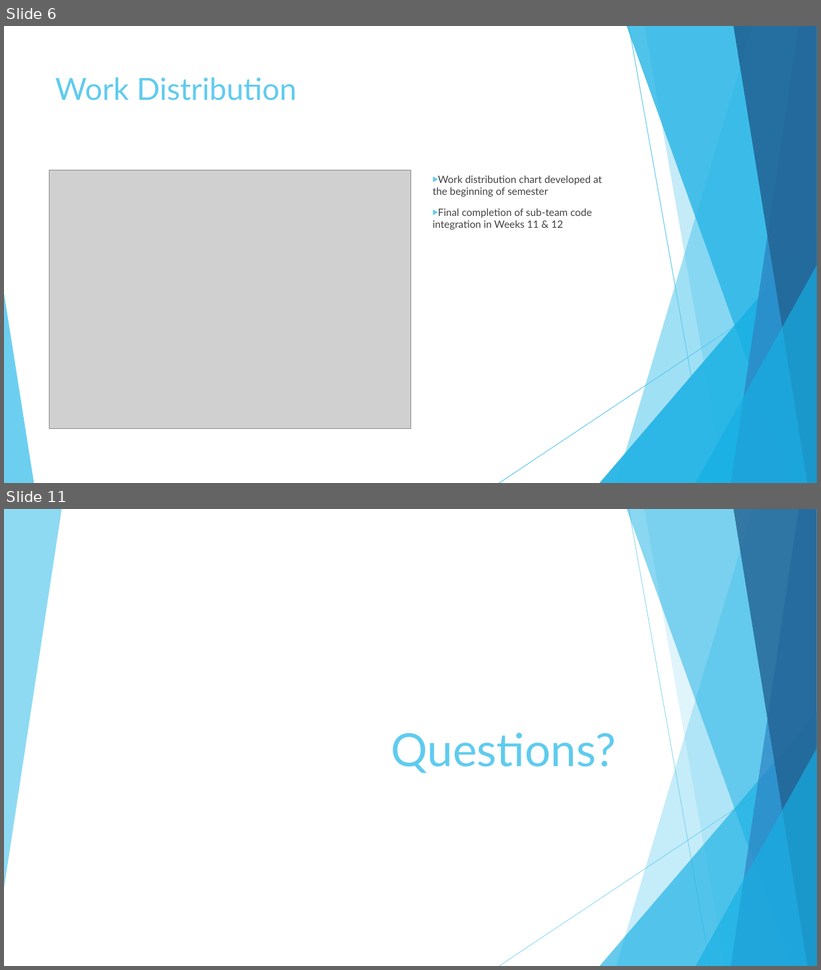
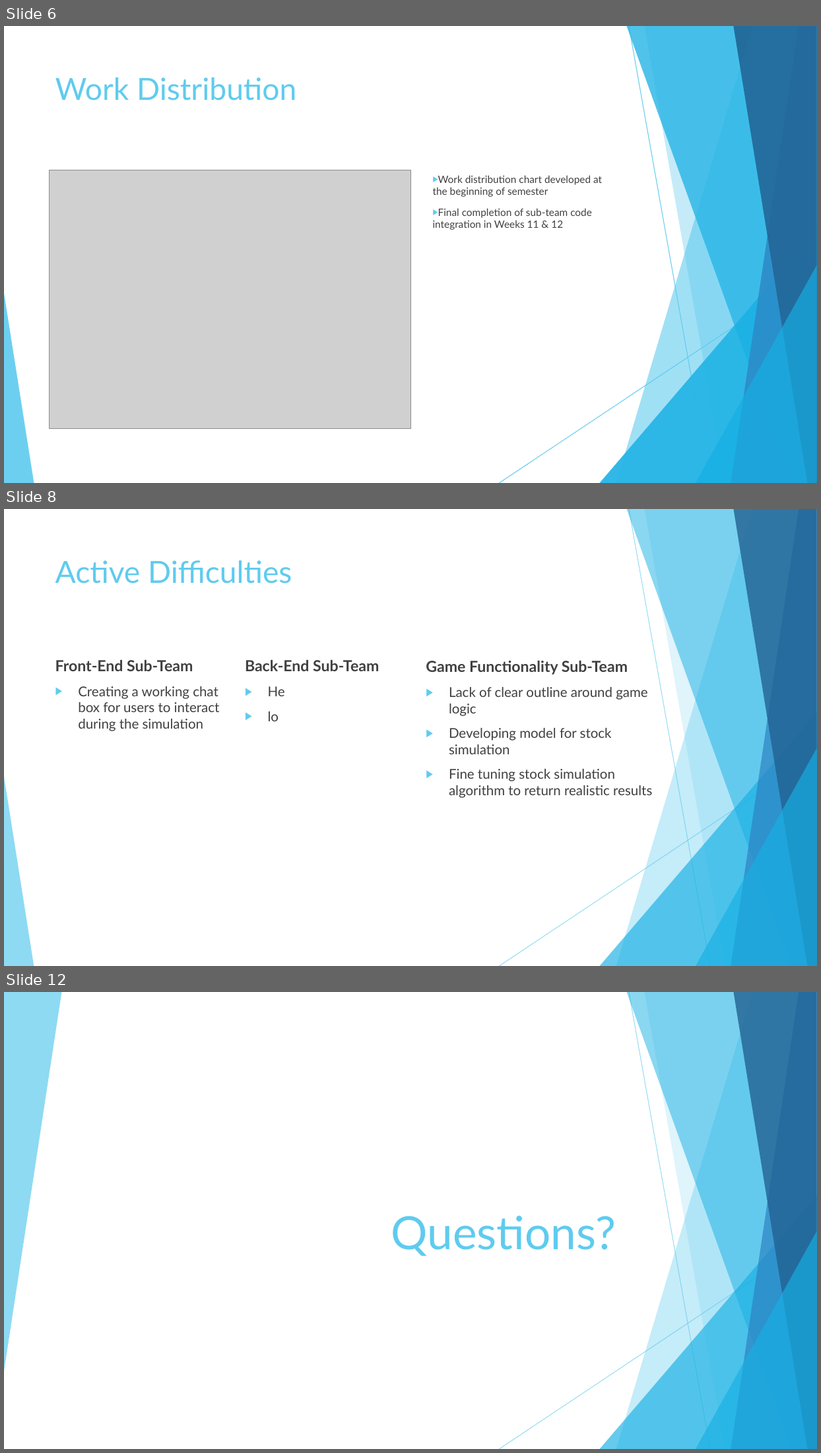
Before and after one commit to fazeelabbasi/CRASH, a slide deck: docs/CMPE 320 Final Group Presentation.pptx. Shown one above the other, each under a label of ours: slides 6 and 11 before the commit, slides 6, 8 and 12 after it; the slides between them are not shown. The pictures are 821x970 and 821x1453 pixels, drawn with LibreOffice and Linux fonts; fonts in the diff are those of the drawing; grey boxes stand for pictures. Boxes give left, top, right and bottom in pixels: in the first picture for what was removed or moved away, otherwise in the second. Text is boxed around its words. In the diff, an @@ line names an element or a change of style, - is before the commit and + after.

```diff
--- a/docs/CMPE 320 Final Group Presentation.pptx
+++ b/docs/CMPE 320 Final Group Presentation.pptx
@@ slide 8 added at (4,509,817,966), background #FFFFFF; not listed: 10 template elements that a slide beside it also shows @@
@@ title added at (55,560,292,584), 36 pt, text #5FCBEF @@
+Active Difficulties
@@ text added at (55,660,220,731), 16 pt, text #404040 @@
+Front-End Sub-Team
+▶ Creating a working chat box for users to interact during the simulation
@@ text added at (245,660,379,722), 18 pt, text #404040, bold @@
+Back-End Sub-Team
+▶ He
+▶ lo
@@ text added at (426,661,652,798), 16 pt, text #404040 @@
+Game Functionality Sub-Team
+▶ Lack of clear outline around game logic
+▶ Developing model for stock simulation
+▶ Fine tuning stock simulation algorithm to return realistic results
@@ what was slide 11 is now slide 12 @@
```
Also in this commit, not shown: 6 slides changed, 2 other slides added, 2 slides removed, 5 other files.
